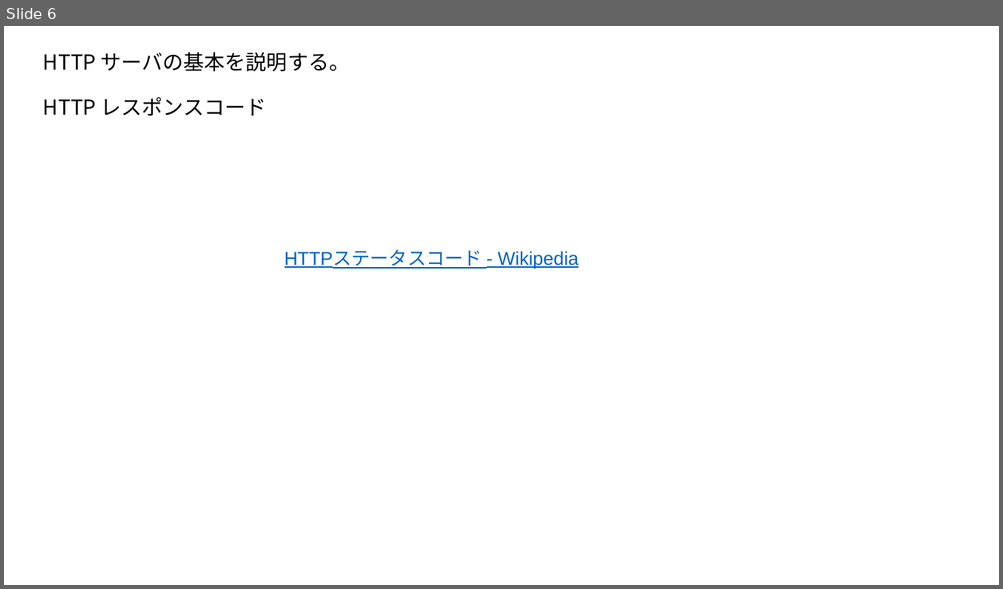
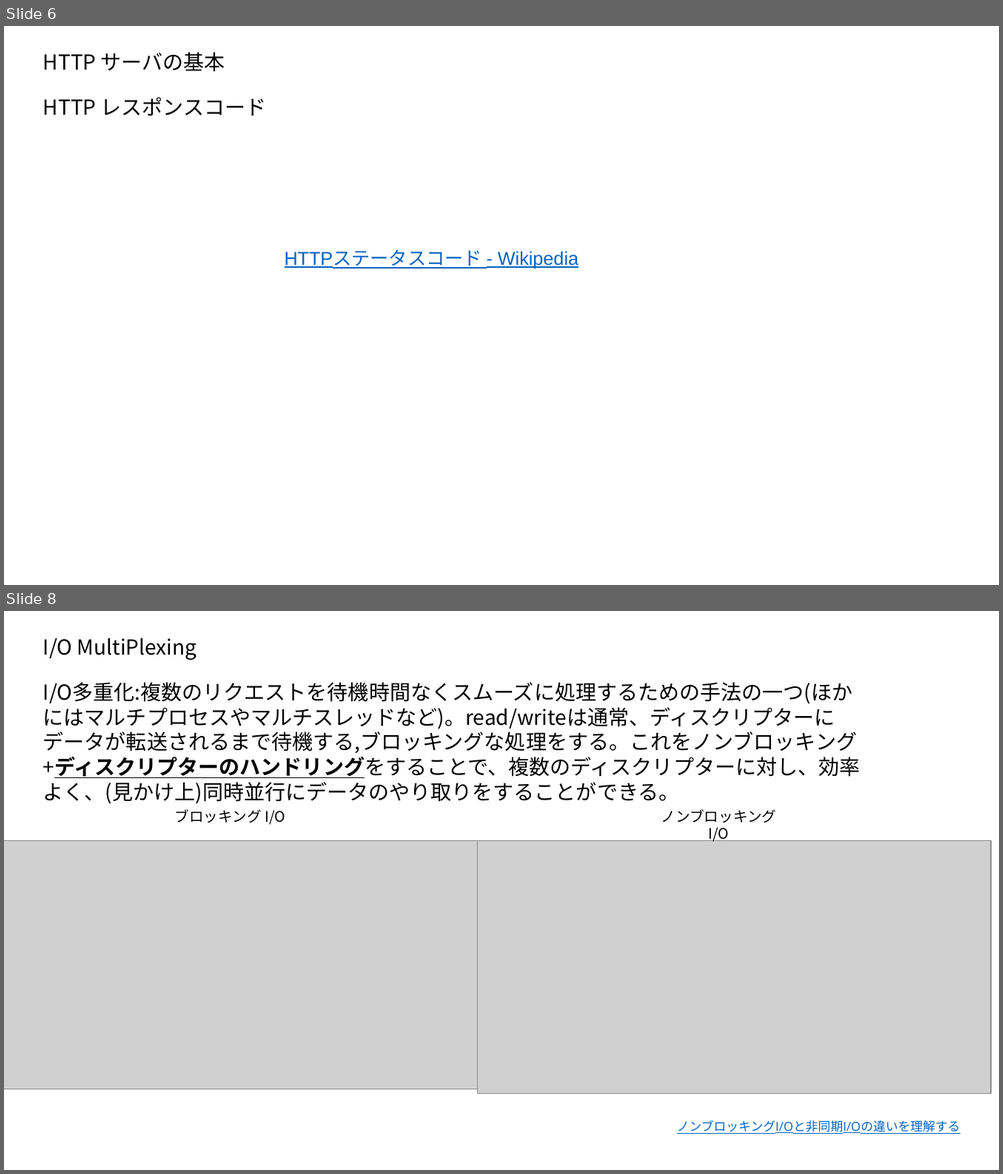
Before and after one commit to sk-uma/webserv, a slide deck: explain.pptx. Shown one above the other, each under a label of ours: slide 6 before the commit, slides 6 and 8 after it; the slides between them are not shown. The pictures are 1003x589 and 1003x1174 pixels, drawn with LibreOffice and Linux fonts; fonts in the diff are those of the drawing; grey boxes stand for pictures. Boxes give left, top, right and bottom in pixels: in the first picture for what was removed or moved away, otherwise in the second. Text is boxed around its words. In the diff, an @@ line names an element or a change of style, - is before the commit and + after.

```diff
--- a/explain.pptx
+++ b/explain.pptx
@@ slide 8 added at (x1=4, y1=611, x2=999, y2=1170), background #FFFFFF @@
@@ text added at (x1=43, y1=638, x2=197, y2=660), 20 pt, text #000000 @@
+I/O MultiPlexing
@@ text added at (x1=43, y1=682, x2=860, y2=804), 20 pt, text #000000 @@
+I/O多重化:複数のリクエストを待機時間なくスムーズに処理するための手法の一つ(ほかにはマルチプロセスやマルチスレッドなど)。read/writeは通常、ディスクリプターにデータが転送されるまで待機する,ブロッキングな処理をする。これをノンブロッキング+ディスクリプターのハンドリングをすることで、複数のディスクリプターに対し、効率よく、(見かけ上)同時並行にデータのやり取りをすることができる。
@@ text added at (x1=175, y1=809, x2=285, y2=825), 14 pt, text #000000 @@
+ブロッキング I/O
@@ text added at (x1=660, y1=809, x2=776, y2=843), 14 pt, text #000000 @@
+ノンブロッキング I/O
@@ picture added at (x1=4, y1=841, x2=515, y2=1089) @@
@@ picture added at (x1=477, y1=841, x2=990, y2=1093) @@
@@ text added at (x1=677, y1=1120, x2=960, y2=1134), 12 pt, text #0563C1, underline @@
+ノンブロッキングI/Oと非同期I/Oの違いを理解する
@@ slide 6 changed as well @@
@@ text at (x1=43, y1=52, x2=225, y2=72): text changed @@
-HTTP サーバの基本を説明する。
+HTTP サーバの基本
```
Also in this commit, not shown: 4 other slides changed, 4 other slides added, 3 other files.
